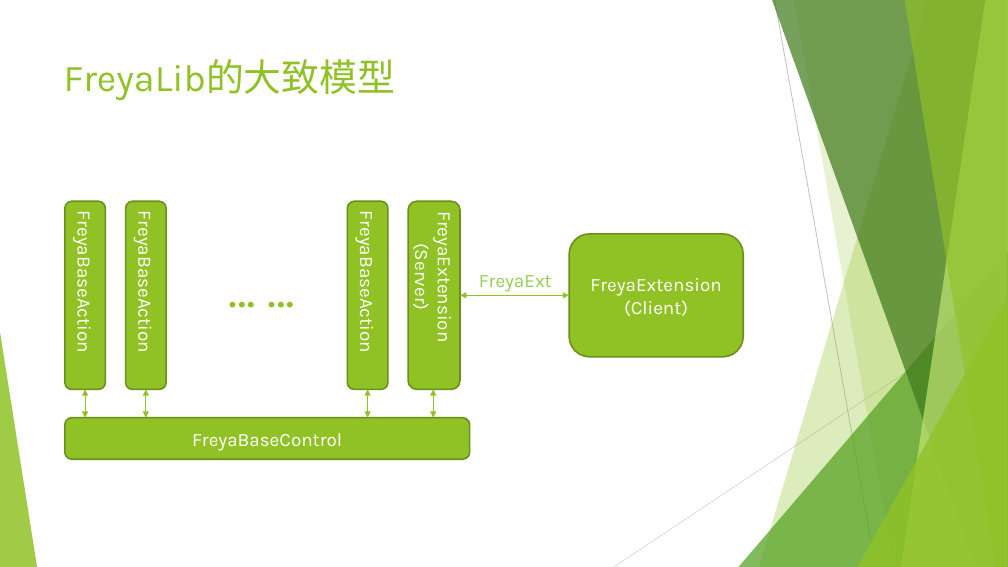
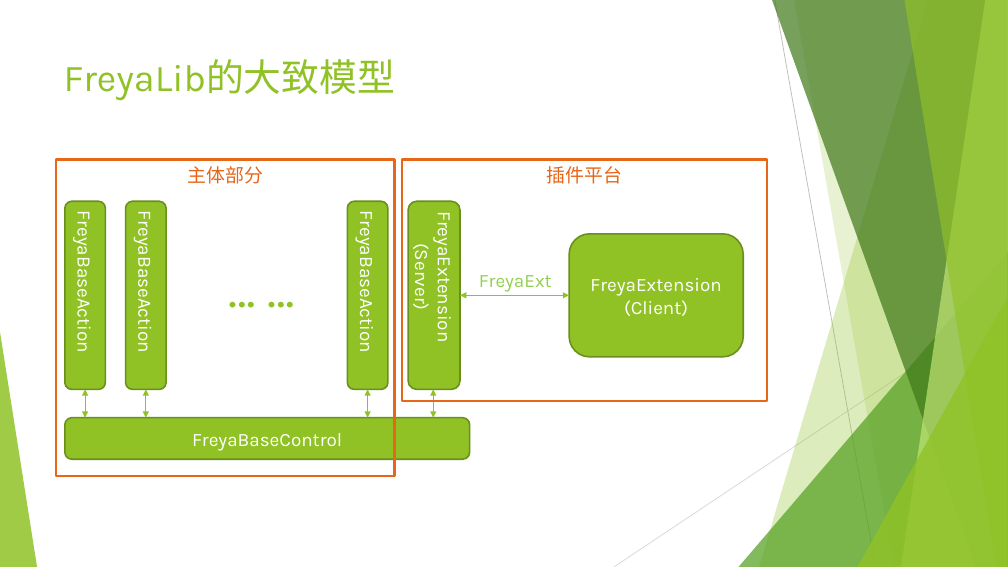
Before and after one commit to schindleren/Freya_MP, a slide deck: slide 3 of document/FreyaLib完全说明.pptx. Drawn at 1008x567 pixels with LibreOffice and Linux fonts; fonts in the diff are those of the drawing. Boxes give left, top, right and bottom in pixels: in the first picture for what was removed or moved away, otherwise in the second. Text is boxed around its words. In the diff, an @@ line names an element or a change of style, - is before the commit and + after.

```diff
--- a/document/FreyaLib完全说明.pptx
+++ b/document/FreyaLib完全说明.pptx
@@ rectangle added at <box>56,160,395,476</box>, outline #E76618 2.25 pt, 18 pt, text #E76618 @@
+主体部分
@@ rectangle added at <box>402,160,767,401</box>, outline #E76618 2.25 pt, 18 pt, text #E76618 @@
+插件平台
```
